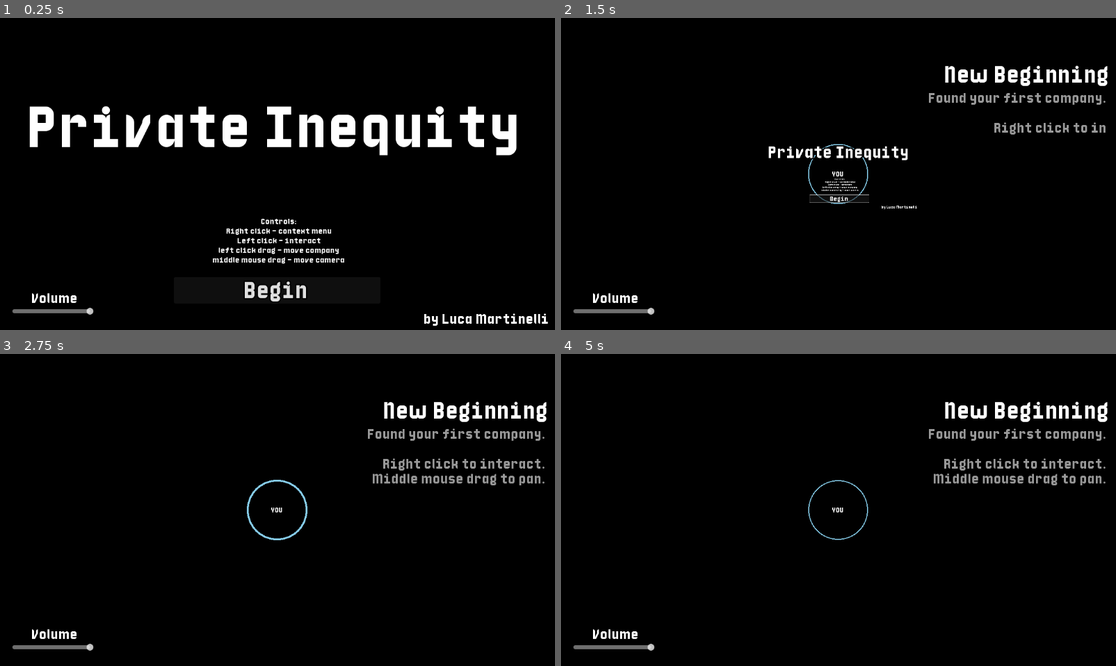
Above: before the commit, frames 1-4 (two rows, left to right).
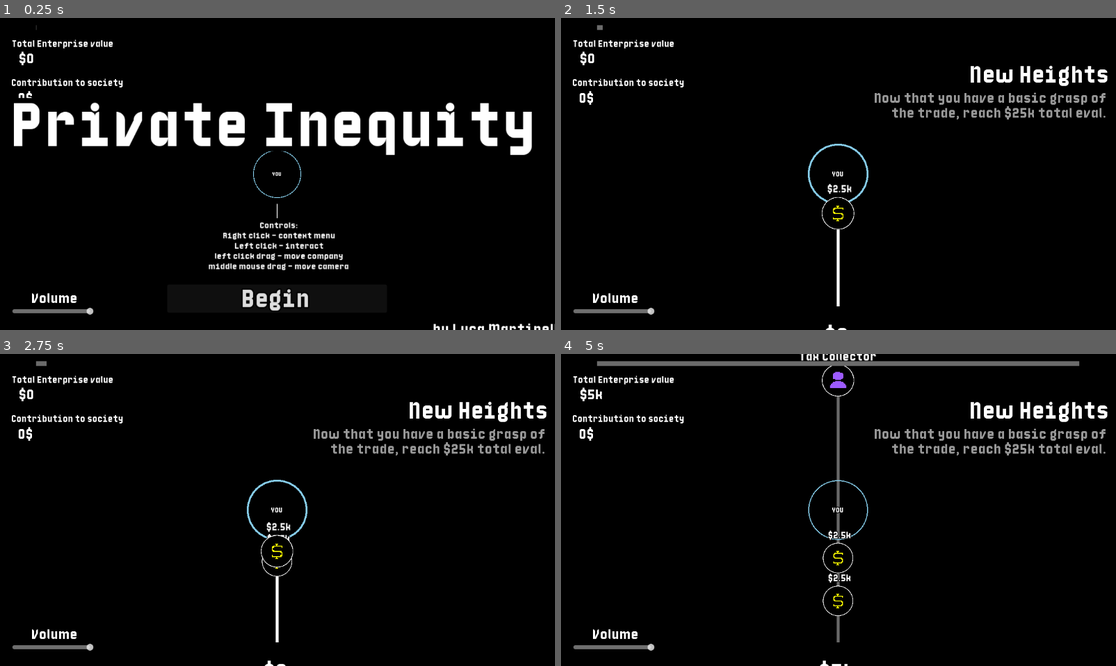
Above: after the commit, the same moments.

Repository: pirey0/LD58
Game: Godot game, scene res://main.tscn
The game is run twice, just before and just after one commit, with the same random seed, the same clock (stepped at 60 frames per second) and the same inputs.
Inputs (mouse positions are in pixels of both pictures, inside the frame that each line leads up to):
- Up to frame 1 (0.25 s): no input
- Up to frame 2 (1.5 s): click "Begin" at 0.5 s; click "Begin" at 1.25 s
- Up to frame 3 (2.75 s): click "Begin" at 2 s
- Up to frame 4 (5 s): tap Enter at 2.75, 3.5, 4.25 s; move the mouse to (960, 494) at 2.77 s; tap 1 at 2.85 s; click (960, 494) at 2.92 s; tap Space at 3.02 s; drag from (727, 525) to (810, 572) at 3.52 s; move the mouse to (894, 441) at 4.27 s; tap 3 at 4.35 s; click (894, 441) at 4.42 s

The runs differ from the first frame. In frame 1, 10% of the frame differs, in the area x 2-100%, y 2-100%; in frame 2, 4.3%; in frame 3, 4.2%; in frame 4, 6.4%.

Commit message:
major bugfix

Diff:
--- a/connection/connection_aquisition.gd
+++ b/connection/connection_aquisition.gd
@@ -10,7 +10,14 @@
 	update_closure()
 
 func is_target_valid(x,verbose):
-	return x is Company and x.player_owned and x.money > source.money
+	if not x is Company or not x.player_owned:
+		return false
+
+	if x.money < source.money:
+		G.meta.show_feedback("Not enougn money", 3.0)
+		return false
+
+	return true
 
 func on_connection_established():
 	super()
--- a/content/company.gd
+++ b/content/company.gd
@@ -202,7 +202,7 @@
 
 func on_bankrupcy_finished():
 	if debt > 0:
-		G.progression.had_bankrupcy_width_debt = true
+		G.progression.had_bankrupcy_with_debt = true
 	pass
 
 func change_goods(amount):
@@ -295,10 +295,10 @@
 func create_loan_proposal() -> LoanProposal:
 	var out = LoanProposal.new()
 	out.period = randi_range(2,5)
-	out.evaluation = new_revenue if is_in_first_year else (new_revenue + last_revenue)*0.5
+	out.evaluation = new_revenue if is_in_first_year else (new_revenue + last_revenue)
 	out.debt = debt
 
-	out.proposed_sum = (out.evaluation - debt) * randf_range(0.6, 4.0)
+	out.proposed_sum = (out.evaluation - debt) * randf_range(1.0, 8.0)
 	out.interest = randf_range(0.10, 0.40)
 	out.debt_service = out.proposed_sum * (1.0+out.interest) / out.period
 
--- a/content/connection_goods.gd
+++ b/content/connection_goods.gd
@@ -74,9 +74,6 @@
 		return
 
 	if source.goods < good_per_trade or destination.money < good_value:
-		cancel_from_timeout-= delta
-		if cancel_from_timeout < 0.0:
-			close()
 		return
 
 	cancel_from_timeout = TIMEOUT_TIME
--- a/main.gd
+++ b/main.gd
@@ -1,9 +1,9 @@
 extends Node
 
 func _ready() -> void:
-	var debug := false
+	var debug := true
 
 	if debug and OS.has_feature("editor"):
-		G.progression.skip_to("progression_step_20")
+		G.progression.skip_to("progression_step_10")
 	else:
 		G.progression.start()
--- a/progression.gd
+++ b/progression.gd
@@ -125,21 +125,22 @@
 		G.world.spawn_retailer_at(spawn_point)
 
 func load_companies_from_file() -> Array:
-	var file = FileAccess.open("res://companies.txt", FileAccess.READ)
+	var file = FileAccess.open("res://companies2.txt", FileAccess.READ)
 
-	var next_line := file.get_csv_line()
-	next_line = file.get_csv_line()
+	var next_line := file.get_line()
+	print("LINE1:", next_line)
+	next_line = file.get_line()
 	#skip header
 
 	var out := []
-	while not next_line.size()<4:
-		var line := next_line
+	while next_line and not next_line.is_empty():
+		var line := next_line.split(",",false)
 		var value = int(line[3])
 		if value > 5000.0:
 			out.append([line[1], value])
 		var linenr := int(line[0])
 		for x in (1 if (linenr < 20 or linenr >= 3518) else 25):
-			next_line = file.get_csv_line()
+			next_line = file.get_line()
 	return out
 
 func load_company_names_from_file() -> Array:
--- a/progression/progression_step_10.gd
+++ b/progression/progression_step_10.gd
@@ -5,7 +5,7 @@
 	return "New Heights"
 
 func get_display_descr() -> String:
-	return "Now that you have a basic grasp of the trade, reach $s total eval." % Util.format_money(Balancing.GOAL_NET_WORTH_1)
+	return "Now that you have a basic grasp of the trade, reach %s total eval." % Util.format_money(Balancing.GOAL_NET_WORTH_1)
 
 func begin_step():
 	G.progression.trading_goods_tier_2 = true
--- a/progression/progression_step_11.gd
+++ b/progression/progression_step_11.gd
@@ -5,7 +5,7 @@
 	return "New Heights"
 
 func get_display_descr() -> String:
-	return "Now that you have a basic grasp of the trade, reach $s total eval." % Util.format_money(Balancing.GOAL_NET_WORTH_1)
+	return "Now that you have a basic grasp of the trade, reach %s total eval." % Util.format_money(Balancing.GOAL_NET_WORTH_1)
 
 func begin_step():
 	super()
--- a/progression/progression_step_12.gd
+++ b/progression/progression_step_12.gd
@@ -5,7 +5,7 @@
 	return "Economy of Scale"
 
 func get_display_descr() -> String:
-	return "You have now unlocked higher volume goods trading options. \nReach $s total value." % Util.format_money(Balancing.GOAL_NET_WORTH_2)
+	return "You have now unlocked higher volume goods trading options. \nReach %s total value." % Util.format_money(Balancing.GOAL_NET_WORTH_2)
 
 func begin_step():
 	G.progression.trading_goods_tier_3 = true
Not shown, removed: companies.txt.import
Renamed: companies.txt -> companies2.txt
